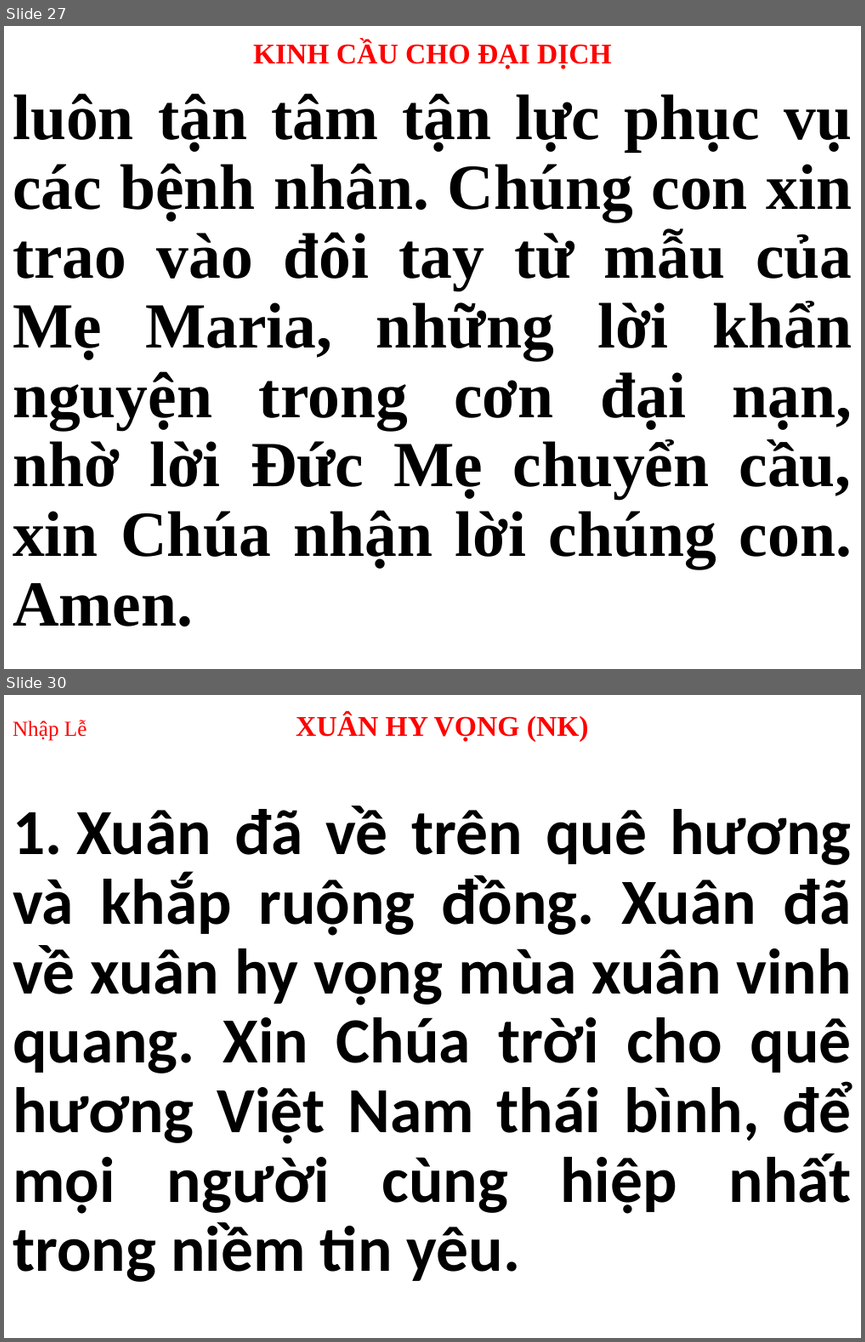
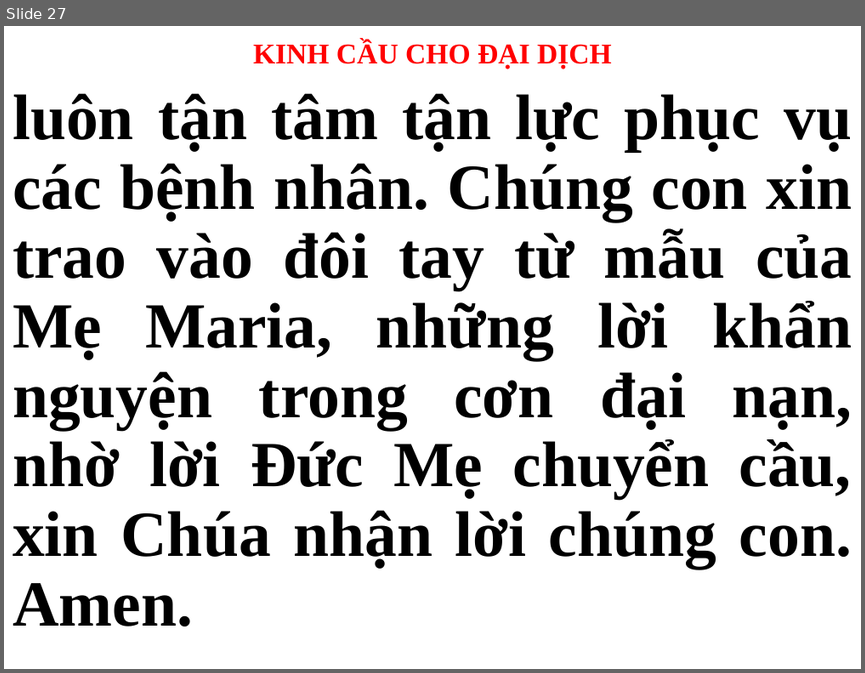
Before and after one commit to webfullstack99/usb-songs, a slide deck: CN.pptx. Shown one above the other, each under a label of ours: slides 27 and 30 before the commit, slide 27 after it; the slides between them are not shown. The pictures are 865x1342 and 865x673 pixels, drawn with LibreOffice and Linux fonts; fonts in the diff are those of the drawing. Boxes give left, top, right and bottom in pixels: in the first picture for what was removed or moved away, otherwise in the second. Text is boxed around its words. In the diff, an @@ line names an element or a change of style, - is before the commit and + after.

```diff
--- a/CN.pptx
+++ b/CN.pptx
@@ slide 30 removed at (4, 695, 861, 1338), background #FFFFFF @@
@@ title removed at (12, 713, 589, 741) @@
-Nhập Lễ XUÂN HY VỌNG (NK)
@@ subtitle removed at (12, 805, 851, 1281) @@
-1. Xuân đã về trên quê hương và khắp ruộng đồng. Xuân đã về xuân hy vọng mùa xuân vinh quang. Xin Chúa trời cho quê hương Việt Nam thái bình, để mọi người cùng hiệp nhất trong niềm tin yêu.
```
Also in this commit, not shown: 28 other slides changed, 38 slides added, 31 other slides removed, 2 other files.
